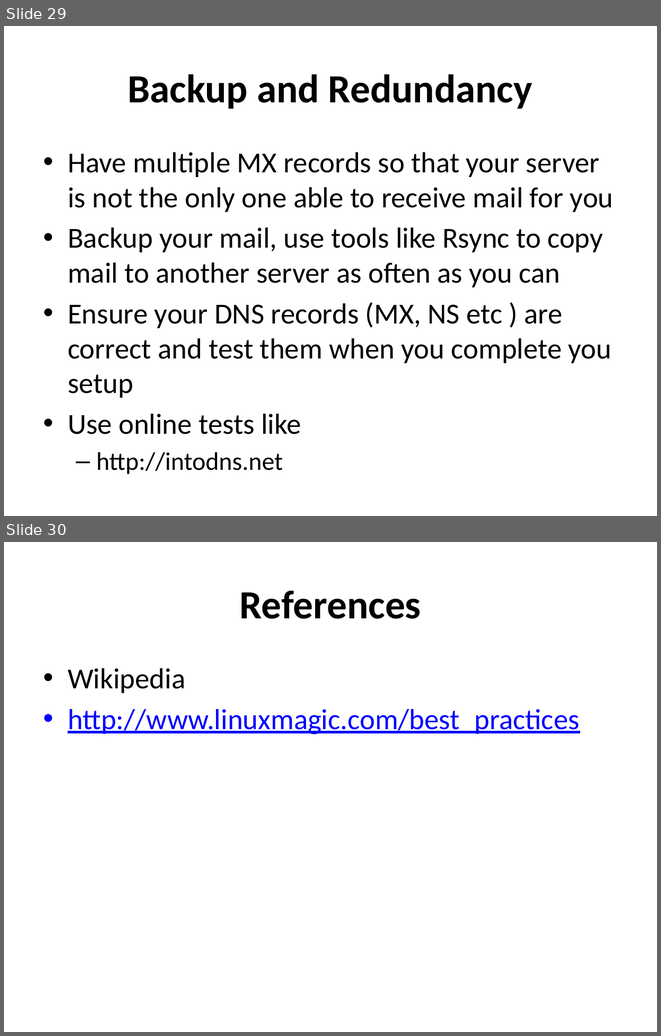
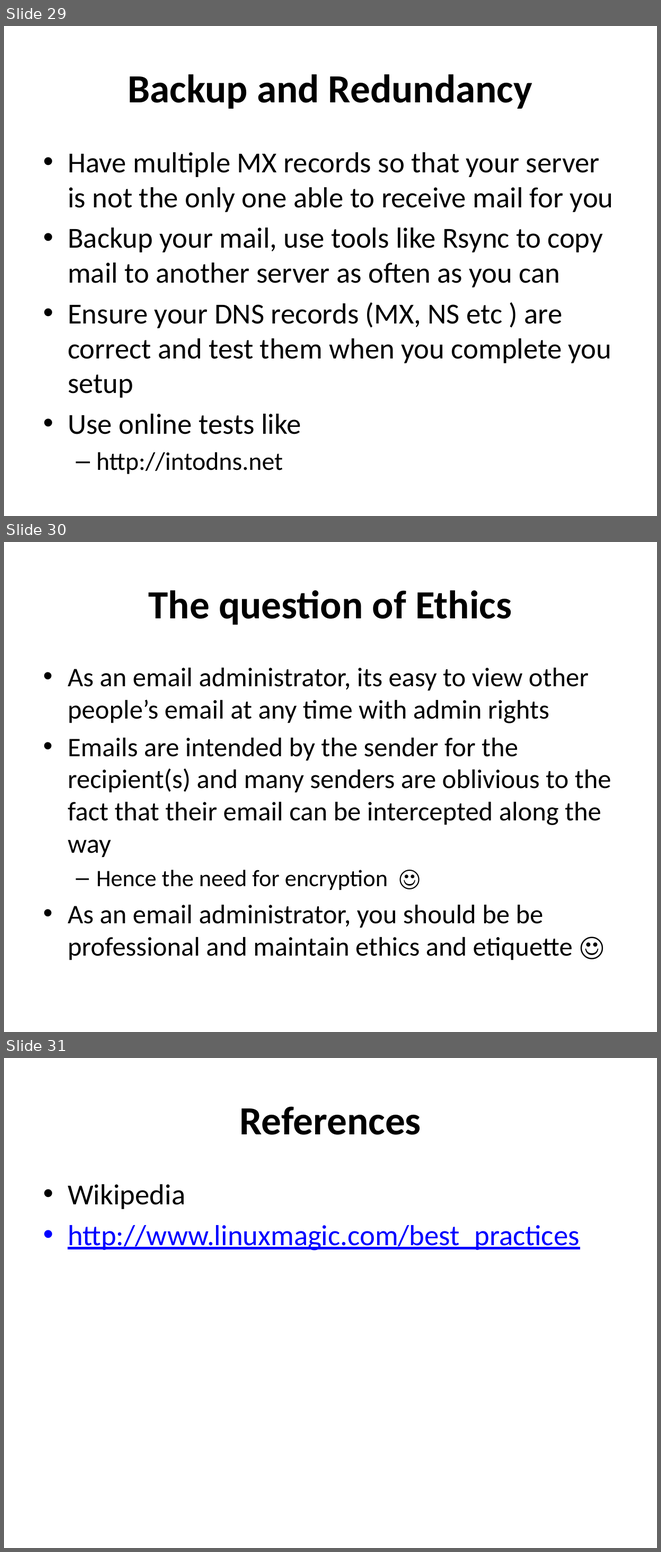
Before and after one commit to afnog/sse, a slide deck: postfix/postfix-mailgateway-debian.ppt. Shown one above the other, each under a label of ours: slides 29 and 30 before the commit, slides 29, 30 and 31 after it. The pictures are 661x1036 and 661x1552 pixels, drawn with LibreOffice and Linux fonts; fonts in the diff are those of the drawing. Boxes give left, top, right and bottom in pixels: in the first picture for what was removed or moved away, otherwise in the second. Text is boxed around its words. In the diff, an @@ line names an element or a change of style, - is before the commit and + after.

Commit message:
/ ‘postfix/postfix-mailgateway-debian.ppt’

```diff
--- a/postfix/postfix-mailgateway-debian.ppt
+++ b/postfix/postfix-mailgateway-debian.ppt
@@ slide 30 added at [4, 542, 657, 1032], background #FFFFFF @@
@@ title added at [149, 590, 512, 625], 44 pt, text #000000, bold @@
+The question of Ethics
@@ text added at [68, 668, 611, 960], 29.6 pt, text #000000 @@
+• As an email administrator, its easy to view other people’s email at any time with admin rights
+• Emails are intended by the sender for the recipient(s) and many senders are oblivious to the fact that their email can be intercepted along the way
+  – Hence the need for encryption ☺
+• As an email administrator, you should be be professional and maintain ethics and etiquette ☺
@@ what was slide 30 is now slide 31 @@
```
